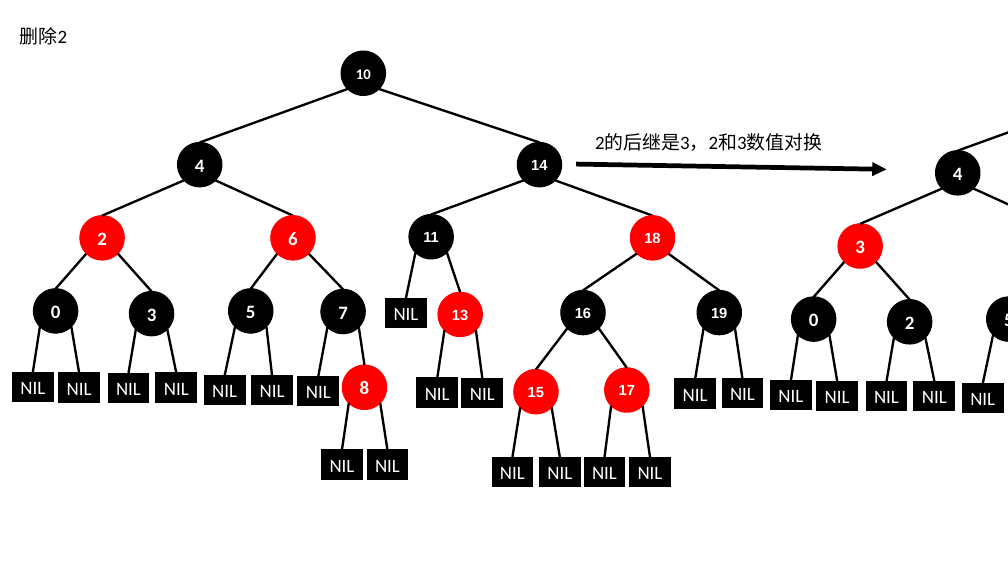
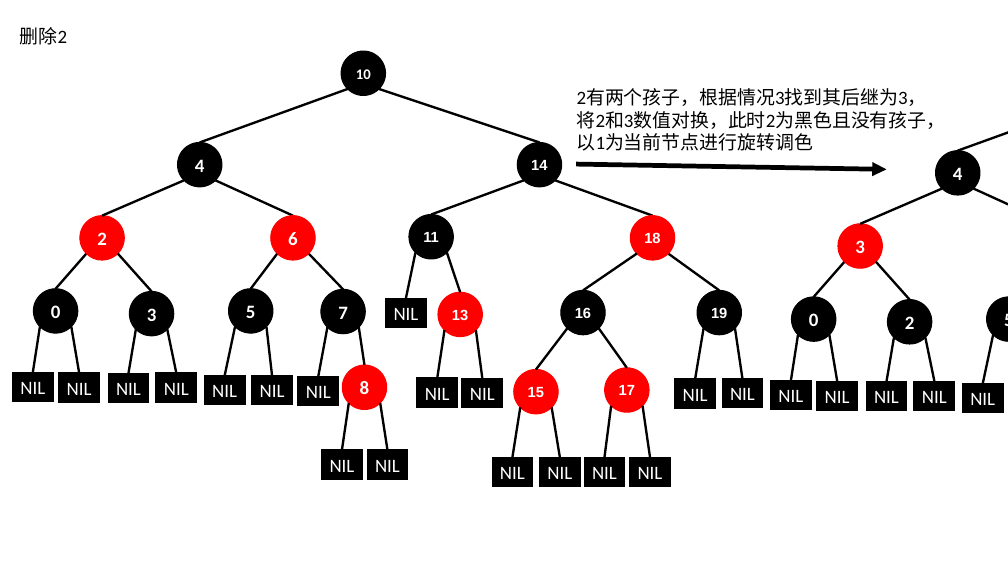
Before and after one commit to BinMarshall/studing, a slide deck: slide 21 of 源码分析/红黑树插入演示.pptx. Drawn at 1008x567 pixels with LibreOffice and Linux fonts; fonts in the diff are those of the drawing. Boxes give left, top, right and bottom in pixels: in the first picture for what was removed or moved away, otherwise in the second. Text is boxed around its words. In the diff, an @@ line names an element or a change of style, - is before the commit and + after.

```diff
--- a/源码分析/红黑树插入演示.pptx
+++ b/源码分析/红黑树插入演示.pptx
@@ text at [577, 89, 946, 151]: text changed @@
-2的后继是3，2和3数值对换
+2有两个孩子，根据情况3找到其后继为3，
+将2和3数值对换，此时2为黑色且没有孩子，
+以1为当前节点进行旋转调色
```
Also in this commit, not shown: 19 other slides changed.
